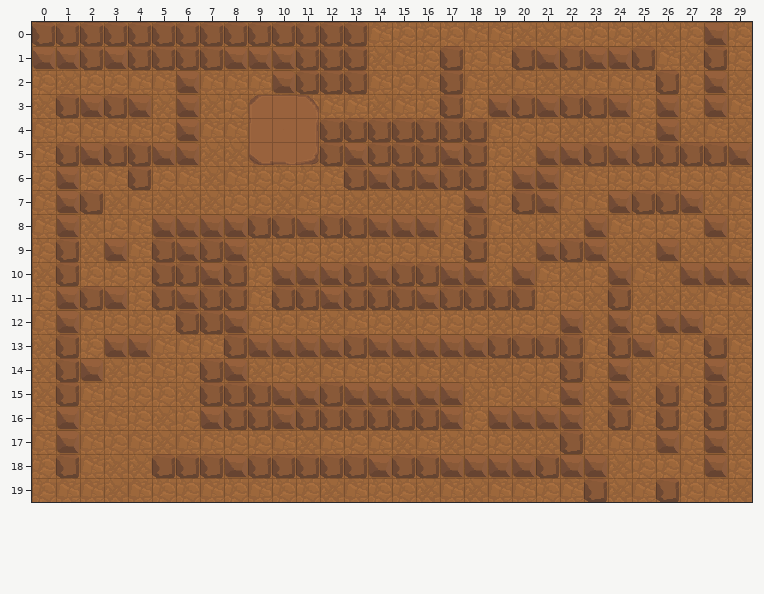
A Tiled map gets an edit: core/assets/maps/simple-map.tmx. This is how it looked before the edit.
Cells are 32x32 px. Shown: x 0..29, y 0..19.
Once edited:
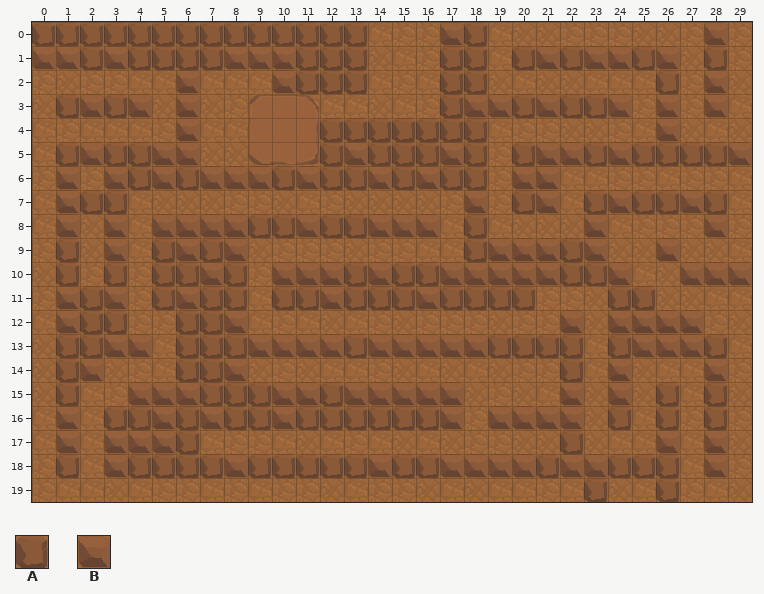
Key: from "rocky-td-tileset": A 3, B 8.
_ is an empty cell.
Commit: collision system , tower icon for ui
Change:
Layer "collision":
Tile A now appears in rows 0 to 2 at x 18; in row 5 at x 20; in row 6 at x 6, 10 and 12; in row 7 at x 3, 23 and 28; in row 10 at x 3 and 22 to 23; in row 11 at x 25.
Tile A now appears in row 12 at x 2 to 3; in row 13 at x 2 and 6 to 7; in row 14 at x 6; in row 16 at x 3 to 4 and 6; in row 17 at x 6; in row 18 at x 4 and 24 to 26.
Tile B now appears in row 0 at x 17; in row 1 at x 26; in row 3 at x 18; in row 6 at x 3, 5, 7 to 9 and 11; in row 8 at x 3; in row 9 at x 19 to 20.
Tile B now appears in row 10 at x 19 and 21; in row 12 at x 25; in row 13 at x 26 to 27; in row 15 at x 4 to 6; in row 16 at x 5; in row 17 at x 3 to 5.
Tile B now appears in row 18 at x 3.
